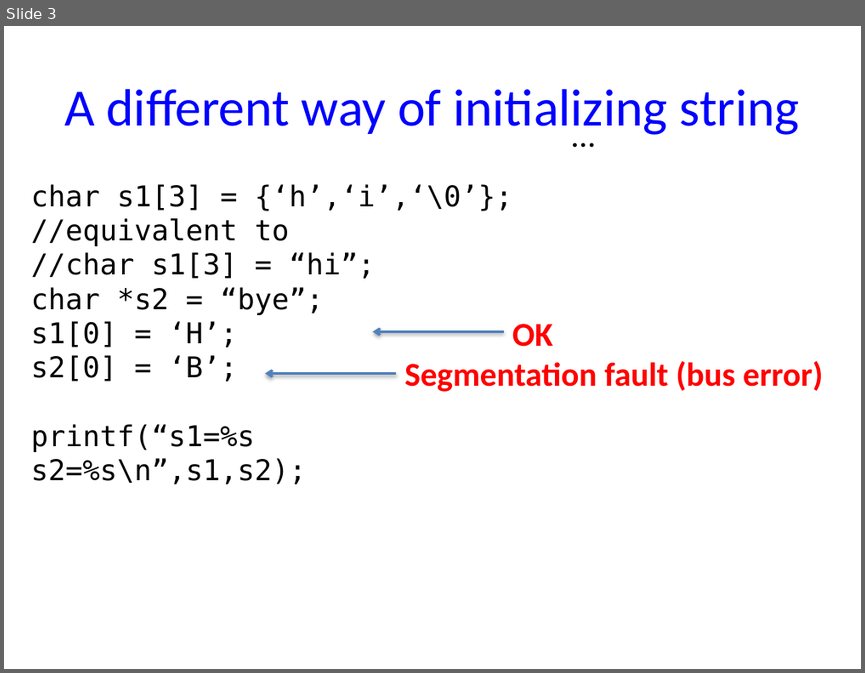
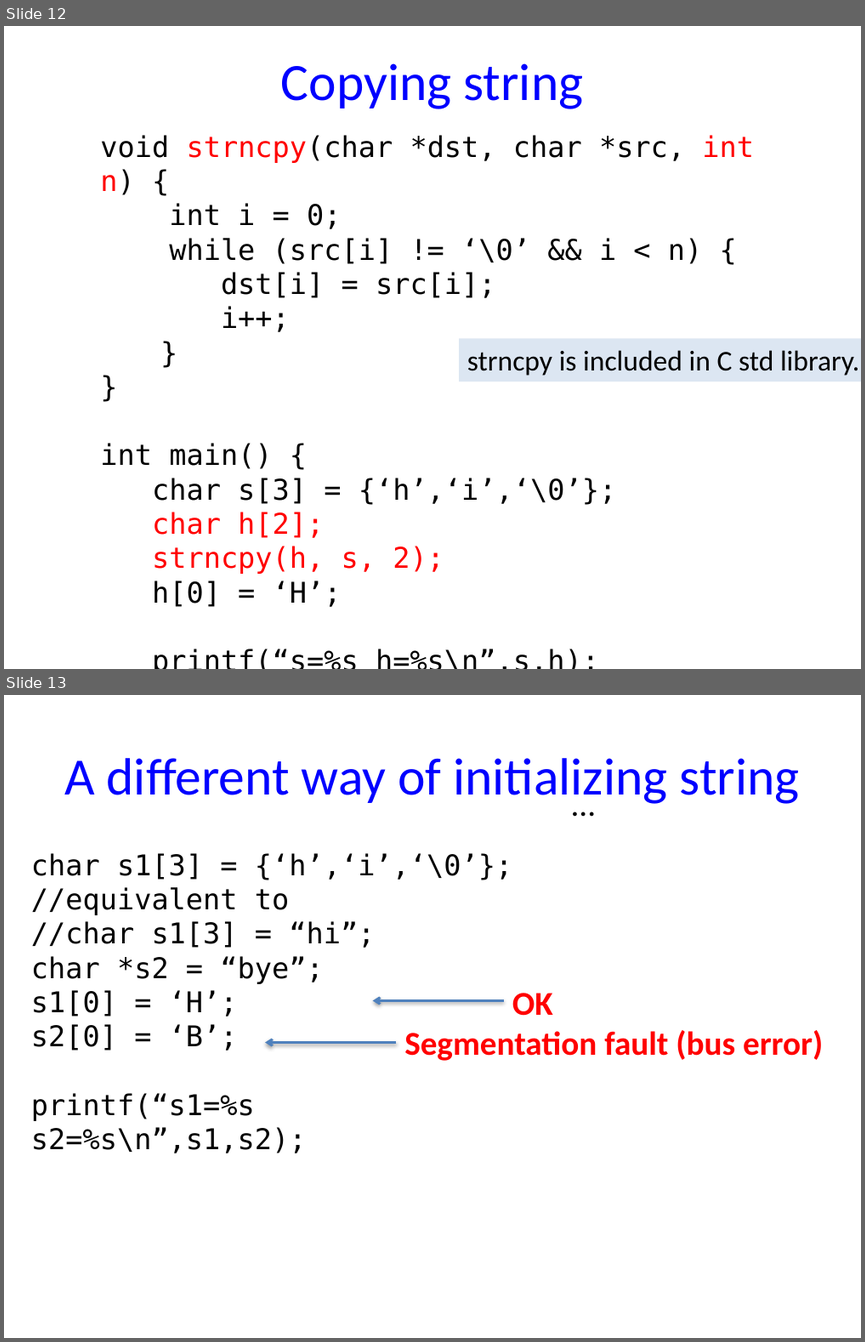
Before and after one commit to NYU-CSO/nyu-cso.github.io, a slide deck: notes/07-structs_malloc_2d.pptx. Shown one above the other, each under a label of ours: slide 3 before the commit, slides 12 and 13 after it. The pictures are 865x673 and 865x1342 pixels, drawn with LibreOffice and Linux fonts; fonts in the diff are those of the drawing. Boxes give left, top, right and bottom in pixels: in the first picture for what was removed or moved away, otherwise in the second. Text is boxed around its words. In the diff, an @@ line names an element or a change of style, - is before the commit and + after.

```diff
--- a/notes/07-structs_malloc_2d.pptx
+++ b/notes/07-structs_malloc_2d.pptx
@@ slide 12 added at box(4, 26, 861, 669), background #FFFFFF @@
@@ title added at box(281, 63, 583, 109), 44 pt, text #0000FF @@
+Copying string
@@ text added at box(100, 135, 754, 607), 24 pt, text #000000 @@
+void strncpy(char *dst, char *src, int n) {
+int i = 0;
+while (src[i] != ‘\0’ && i < n) {
+dst[i] = src[i];
+i++;
+}
+}
+int main() {
+char s[3] = {‘h’,‘i’,‘\0’};
+char h[2];
+strncpy(h, s, 2);
+h[0] = ‘H’;
+printf(“s=%s h=%s\n”,s,h);
+}
@@ rectangle added at box(459, 339, 861, 381), fill #DCE6F2, 24 pt, text #000000 @@
+strncpy is included in C std library.
@@ what was slide 3 is now slide 13 @@
```
Also in this commit, not shown: 3 slides changed, 18 other slides added, 3 slides removed, 3 other files.
